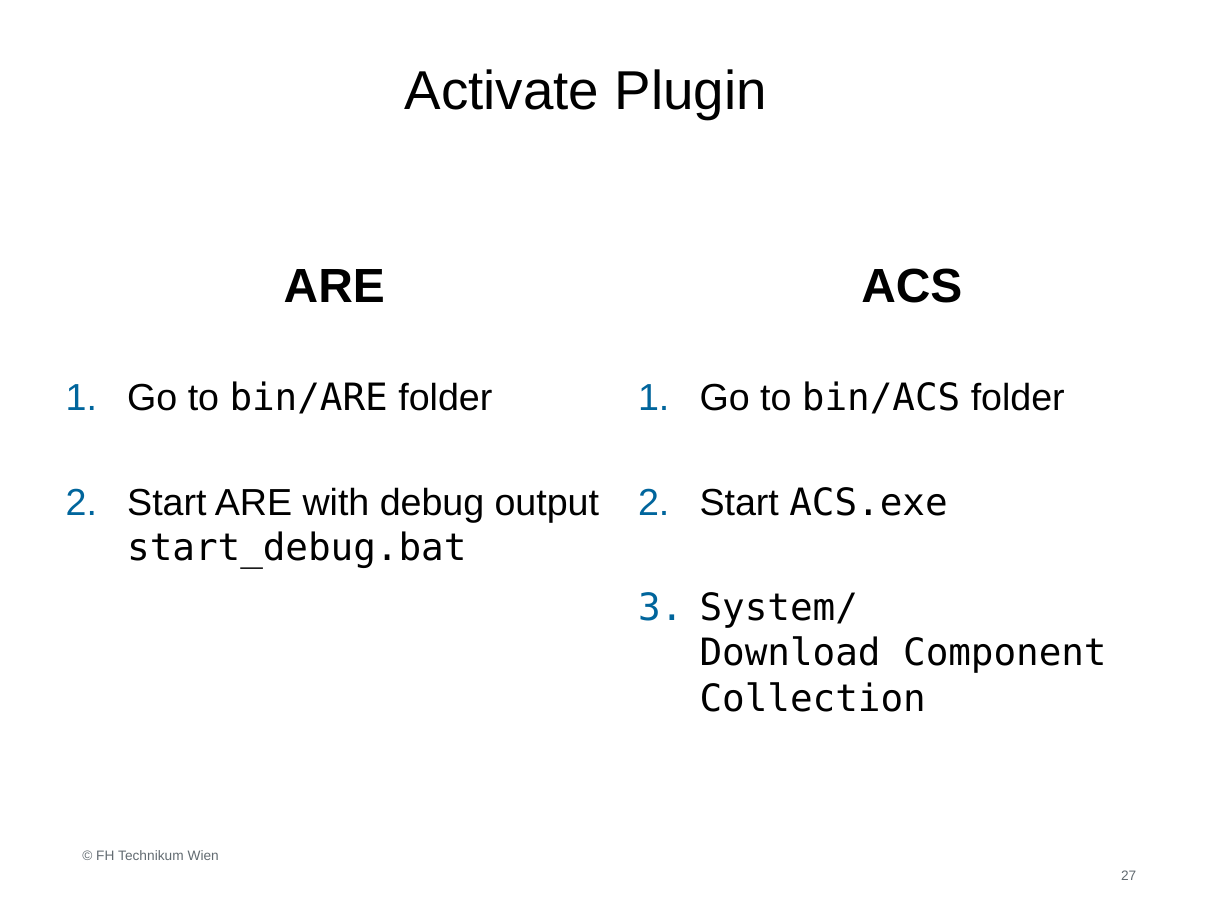
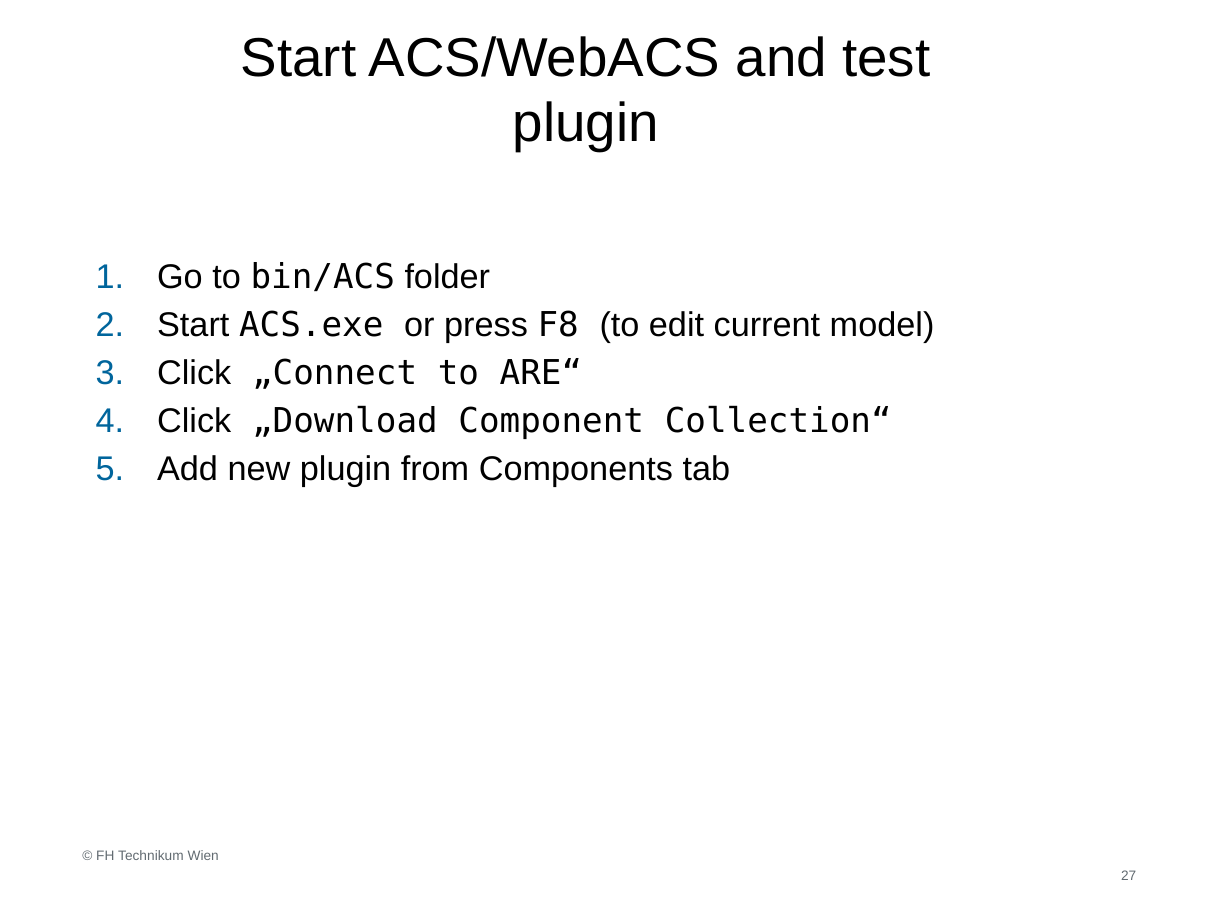
Before and after one commit to asterics/AsTeRICS, a slide deck: slide 27 of Documentation/AsTeRICS Plugin Development.pptx. Drawn at 1232x924 pixels with LibreOffice and Linux fonts; fonts in the diff are those of the drawing; background and template pictures are left out. Boxes give left, top, right and bottom in pixels: in the first picture for what was removed or moved away, otherwise in the second. Text is boxed around its words. In the diff, an @@ line names an element or a change of style, - is before the commit and + after.

Commit message:
updated slides for Plugin development for Asterics 3.0
[x] Use ant run-debugs instead of start_debug.bat to start ARE.
[x] added slide for ResourceRegistry

```diff
--- a/Documentation/AsTeRICS Plugin Development.pptx
+++ b/Documentation/AsTeRICS Plugin Development.pptx
@@ title at (x1=241, y1=36, x2=930, y2=151): text changed @@
-Activate Plugin
+Start ACS/WebACS and test plugin
@@ text removed at (x1=127, y1=269, x2=599, y2=569) @@
-ARE
-1. Go to bin/ARE folder
-2. Start ARE with debug output
-   start_debug.bat
@@ text added at (x1=157, y1=262, x2=935, y2=487), 20 pt, text #000000 @@
+1. Go to bin/ACS folder
+2. Start ACS.exe or press F8 (to edit current model)
+3. Click „Connect to ARE“
+4. Click „Download Component Collection“
+5. Add new plugin from Components tab
@@ text removed at (x1=700, y1=268, x2=1107, y2=712) @@
-ACS
-1. Go to bin/ACS folder
-2. Start ACS.exe
-3. System/
-   Download Component Collection
```
Also in this commit, not shown: 9 other slides changed, 1 slide added, 1 other file.
